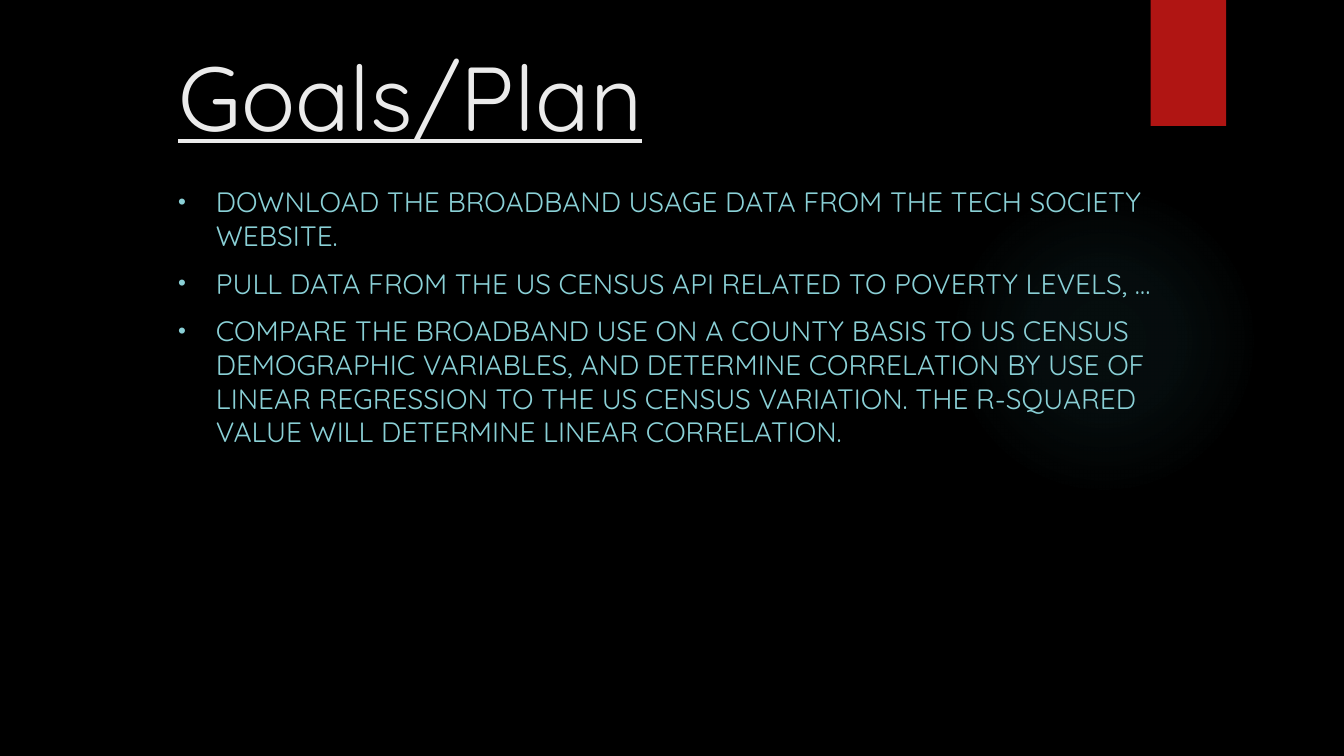
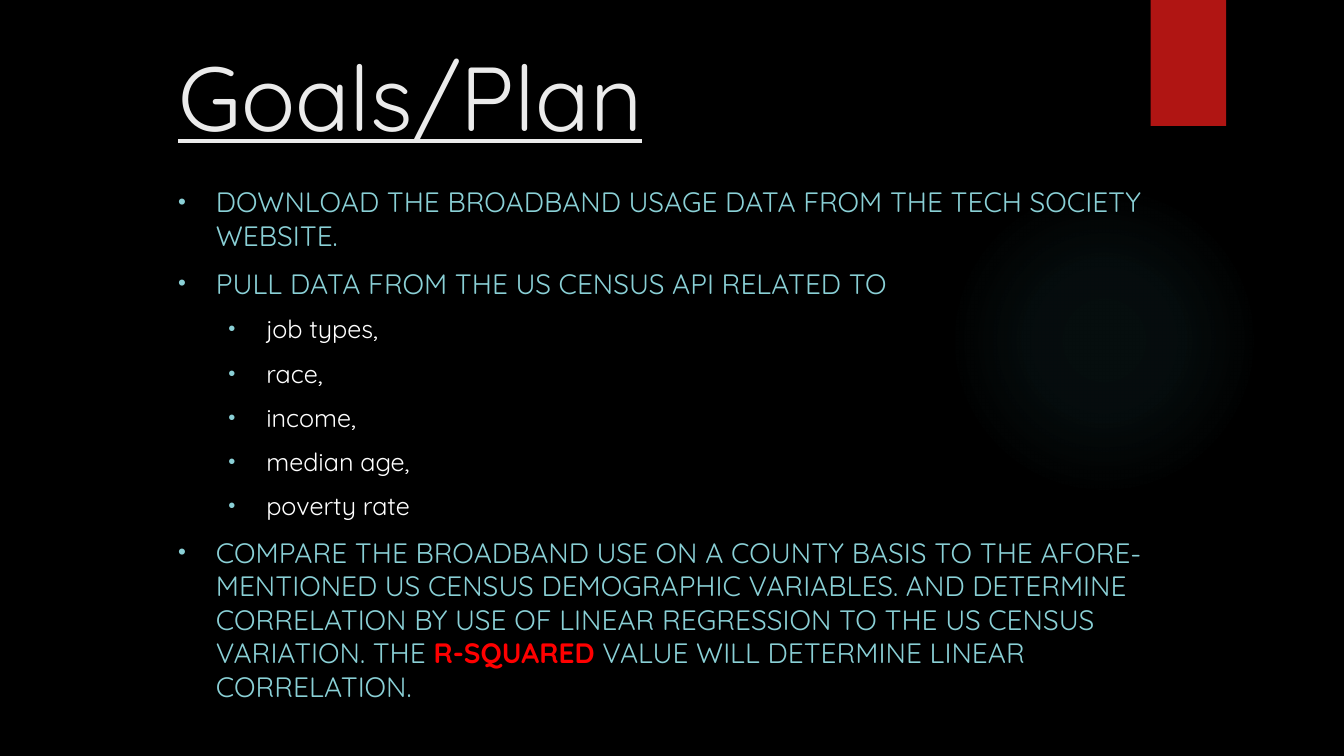
Before and after one commit to Falcon-d/Project-1-Broadband-Access, a slide deck: slide 3 of Project 1 Deck.pptx. Drawn at 1344x756 pixels with LibreOffice and Linux fonts; fonts in the diff are those of the drawing; background and template pictures are left out. Boxes give left, top, right and bottom in pixels: in the first picture for what was removed or moved away, otherwise in the second. Text is boxed around its words. In the diff, an @@ line names an element or a change of style, - is before the commit and + after.

```diff
--- a/Project 1 Deck.pptx
+++ b/Project 1 Deck.pptx
@@ subtitle at [216, 274, 1142, 698]: text changed @@
-• PULL DATA FROM THE US CENSUS API RELATED TO POVERTY LEVELS, …
-• COMPARE THE BROADBAND USE ON A COUNTY BASIS TO US CENSUS DEMOGRAPHIC VARIABLES, AND DETERMINE CORRELATION BY USE OF LINEAR REGRESSION TO THE US CENSUS VARIATION. THE R-SQUARED VALUE WILL DETERMINE LINEAR CORRELATION.
+• PULL DATA FROM THE US CENSUS API RELATED TO
+  • job types,
+  • race,
+  • income,
+  • median age,
+  • poverty rate
+• COMPARE THE BROADBAND USE ON A COUNTY BASIS TO THE AFORE-MENTIONED US CENSUS DEMOGRAPHIC VARIABLES. AND DETERMINE CORRELATION BY USE OF LINEAR REGRESSION TO THE US CENSUS VARIATION. THE R-SQUARED VALUE WILL DETERMINE LINEAR CORRELATION.
```
Also in this commit, not shown: 4 other slides changed, 9 slides added.
